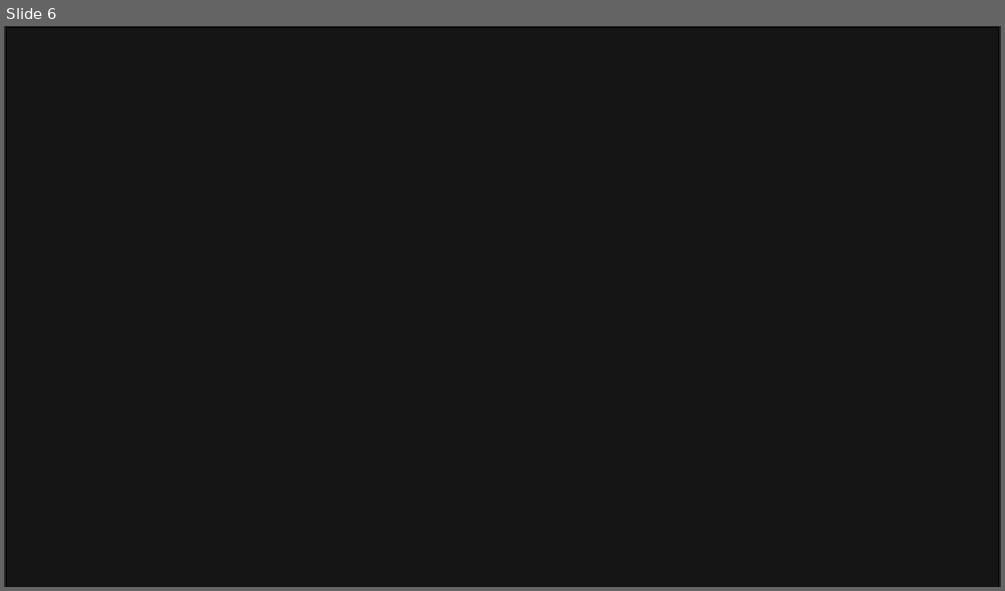
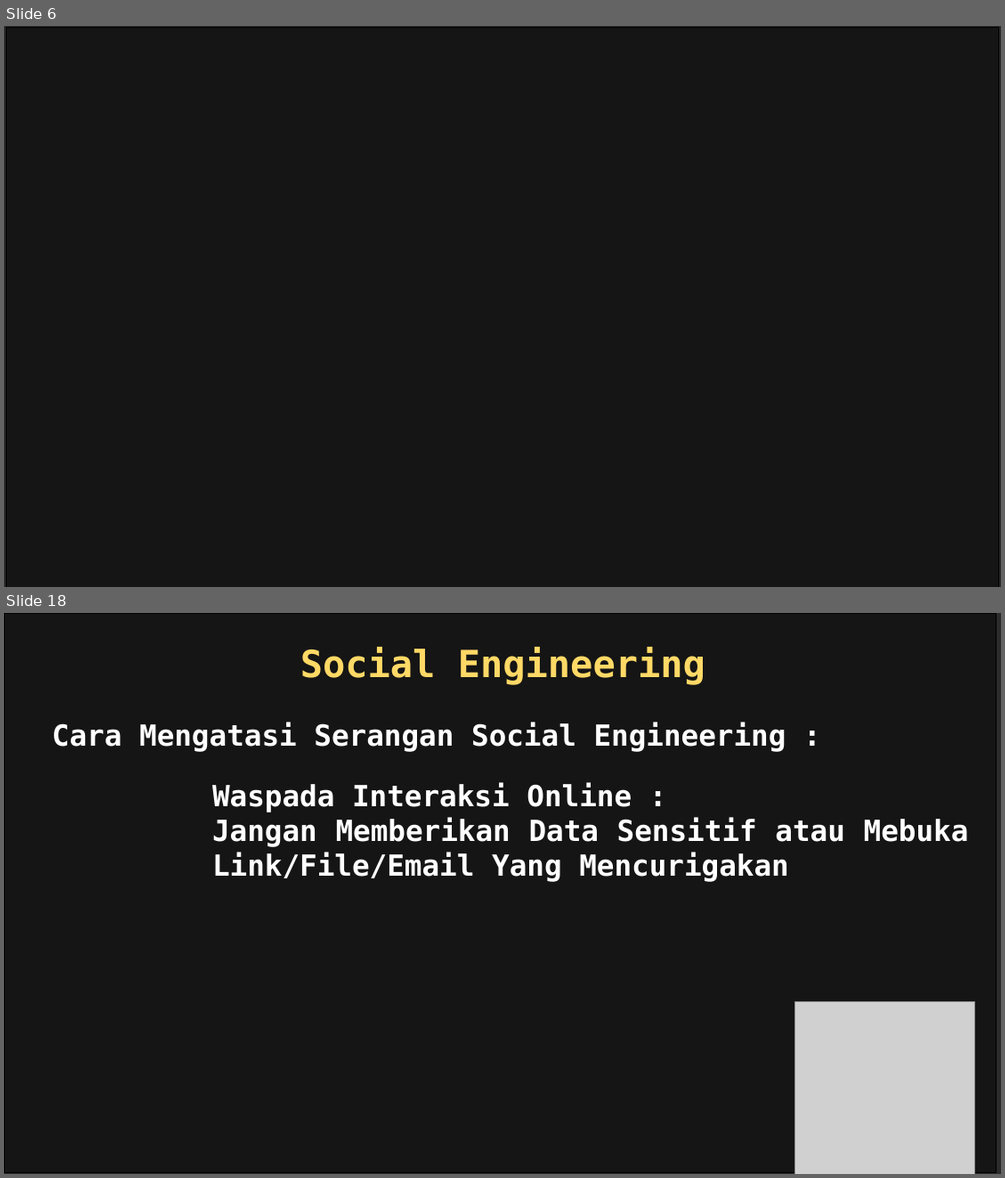
Before and after one commit to Fhreiz77/Watson-Scroll-Fesnuk-, a slide deck: John/PPT_Tugas_Serangan.pptx. Shown one above the other, each under a label of ours: slide 6 before the commit, slides 6 and 18 after it; the slides between them are not shown. The pictures are 1005x591 and 1005x1178 pixels, drawn with LibreOffice and Linux fonts; fonts in the diff are those of the drawing; grey boxes stand for pictures; background and template pictures are left out; a plain dark background stands for a picture behind light text. Boxes give left, top, right and bottom in pixels: in the first picture for what was removed or moved away, otherwise in the second. Text is boxed around its words. In the diff, an @@ line names an element or a change of style, - is before the commit and + after.

```diff
--- a/John/PPT_Tugas_Serangan.pptx
+++ b/John/PPT_Tugas_Serangan.pptx
@@ slide 18 added at <box>4,613,1001,1174</box>, background picture (left out) @@
@@ rectangle added at <box>4,613,995,1173</box>, fill #000000 at 50% opacity, outline #000000 1 pt @@
@@ text added at <box>300,647,705,685</box>, 36 pt, text #FFD966, bold @@
+Social Engineering
@@ text added at <box>52,722,786,752</box>, 28 pt, text #FFFFFF, bold @@
+Cara Mengatasi Serangan Social Engineering :
@@ text added at <box>212,782,969,882</box>, 28 pt, text #FFFFFF, bold @@
+Waspada Interaksi Online :
+Jangan Memberikan Data Sensitif atau Mebuka Link/File/Email Yang Mencurigakan
@@ picture added at <box>795,1001,975,1174</box> @@
```
Also in this commit, not shown: 6 slides changed, 5 other slides added, 5 other files.
